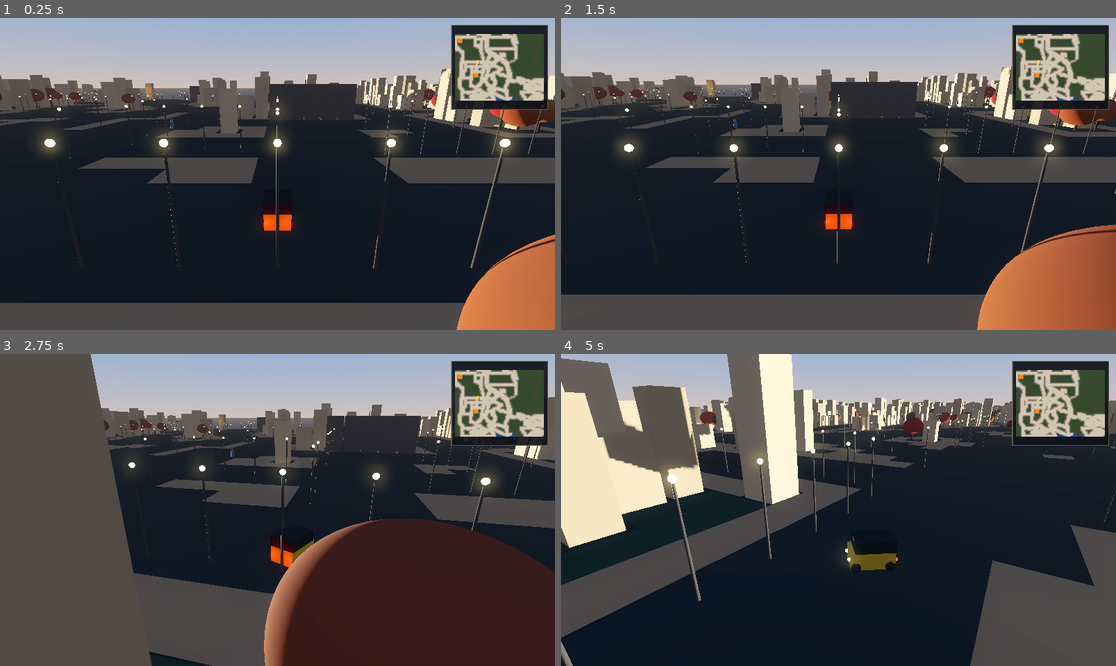
Above: before the commit, frames 1-4 (two rows, left to right).
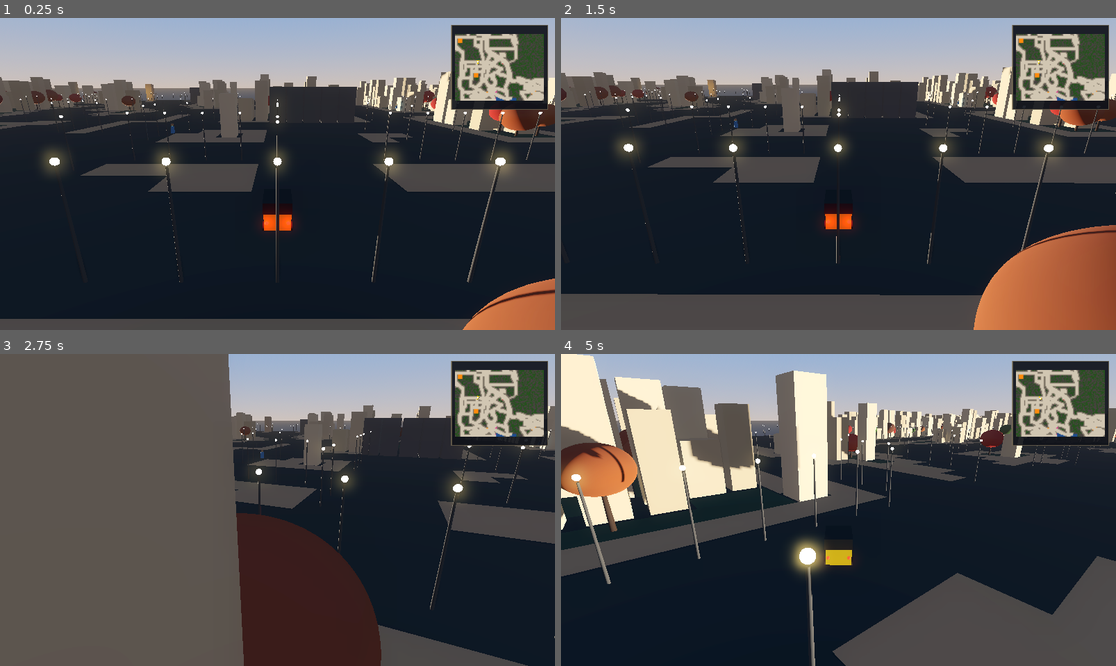
Above: after the commit, the same moments.

Repository: ksabhishekk/hawaa
Game: Godot game, scene res://scenes/main_3d.tscn
Same seed, same stepped clock (60 frames per second), same inputs: the game is played once before the commit and once after it.
Inputs:
- Up to frame 1 (0.25 s): no input
- Up to frame 2 (1.5 s): hold D 0.53-1.28 s; hold S from 1.28 s (still down)
- Up to frame 3 (2.75 s): release S at 2.03 s; hold D from 2.03 s (still down)
- Up to frame 4 (5 s): release D at 2.78 s; hold W 2.78-3.53 s; hold A from 3.53 s (still down)

The runs differ from the first frame. In frame 1, 15% of the frame differs, in the area x 0-100%, y 16-100%; in frame 2, 2.0%; in frame 3, 41%, in the area x 16-100%, y 0-100%; in frame 4, 37%.

Commit message:
fixed auto_3d.gd script

Diff:
--- a/scripts/auto_3d.gd
+++ b/scripts/auto_3d.gd
@@ -108,14 +108,25 @@
 
 	# ── Apply movement ───────────────────────────────────────────────────
 	var forward := Vector3(sin(_heading), 0.0, cos(_heading))
-	velocity = forward * _speed
-	velocity.y = -5.0   # gravity clamp
+
+	velocity.x = forward.x * _speed
+	velocity.z = forward.z * _speed
+	if not is_on_floor():
+		velocity.y -= 9.8 * delta
+	else:
+		velocity.y = -0.1
 
 	move_and_slide()
+
+	# Re-sync speed in case we hit a wall
+	var actual_hz := Vector2(velocity.x, velocity.z)
+	var forward_hz := Vector2(forward.x, forward.z)
+	_speed = actual_hz.dot(forward_hz)
+
 	_clamp_to_world()
 
 	# ── Visuals ──────────────────────────────────────────────────────────
-	rotation.y = -_heading
+	rotation.y = _heading
 
 	# Body tilt driven by lateral (centripetal) acceleration
 	var tilt_target := 0.0
